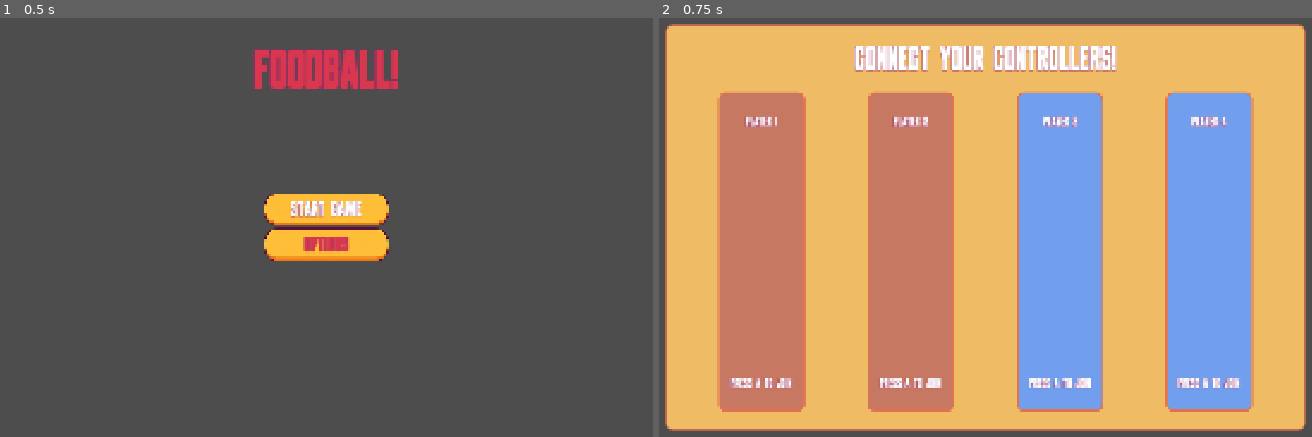
Above: before the commit, frames 1-2 (left to right).
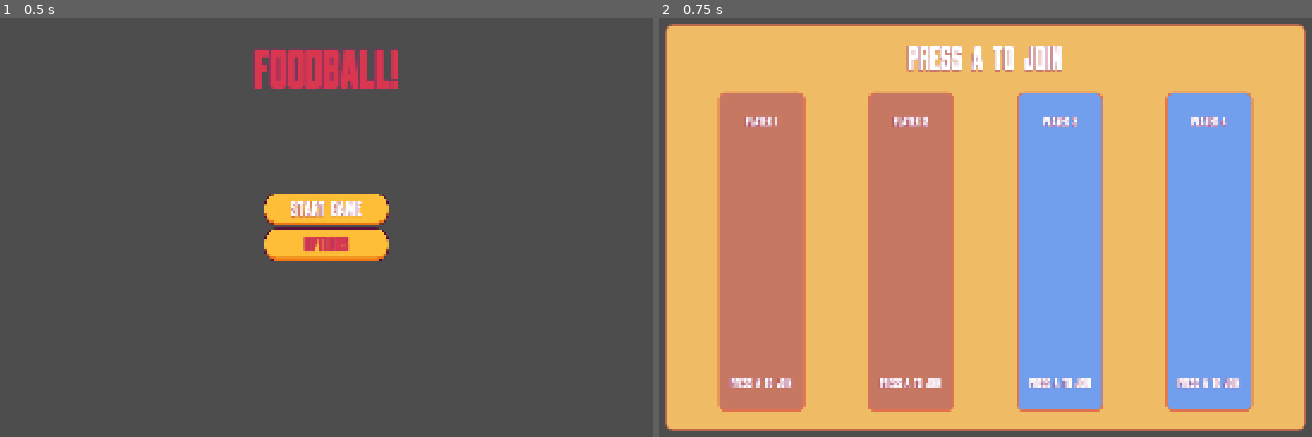
Above: after the commit, the same moments.

Repository: doubledsuarez/FoodBall
Game: Godot game, scene res://game.tscn
Same seed, same stepped clock (60 frames per second), same inputs: the game is played once before the commit and once after it.
Inputs:
- Up to frame 1 (0.5 s): no input
- Up to frame 2 (0.75 s): click "Start Game" at 0.5 s

Frame 1 is identical in both runs. In frame 2, 1.8% of the frame differs, in the area x 11-71%, y 6-88%.

Commit message:
updated music, cleaned up code, and added left and right modifications for throwing

Diff:
--- a/entities/player/player.gd
+++ b/entities/player/player.gd
@@ -4,13 +4,8 @@
 # How fast the player moves in meters per second.
 @export var speed : float = 15.0
 @export var powerExp : float = 1.5
-# The downward acceleration when in the air, in meters per second squared.
-@export var fall_acceleration = 75
-# Movement acceleration and drag
-@export var acceleration = 30.0
-@export var drag = 100.0
-
-@export var max_power : float = 24.0
+
+@export var max_power : float = 21.0
 
 @onready var DebuffTimer = $DebuffTimer
 
@@ -59,13 +54,8 @@
 	player = player_num
 	device = ps.get_player_device(player)
 	input = DeviceInput.new(device)
-
 	$SubViewport/PlayerNum.text = "Player %s" % (player_num + 1)
-	#$SubViewport/PlayerNum.set("theme_override_colors/font_color", Color.RED)
-	#if (ps.get_player_data(player, "team") == "red"):
-		#$SubViewport/PlayerNum.label_settings.font_color = Color.RED
-	#if (ps.get_player_data(player, "team") == "blue"):
-		#$SubViewport/PlayerNum.label_settings.font_color = Color.BLUE
+
 
 func setLabelColor() -> void:
 	if team == "red":
@@ -74,7 +64,7 @@
 		PlayerLabel.label_settings.font_color = Color.BLUE
 
 func _physics_process(delta: float) -> void:
-	setLabelColor()
+	#setLabelColor()
 
 	var direction = Vector3.ZERO
 	if input.get_vector("move_left","move_right","move_forward","move_back") == Vector2.ZERO and !inThrowAni:
@@ -104,31 +94,10 @@
 		elif (team == "blue"):
 			$Pivot.basis = Basis.looking_at(-direction)
 
-	# Ground Velocity with acceleration and drag
+	# Ground Velocity
 	target_velocity.x = direction.x * speed
 	target_velocity.z = direction.z * speed
 
-	# Apply acceleration towards target velocity
-	if direction.length() > 0:
-		# Accelerate towards target velocity
-		current_velocity.x = move_toward(current_velocity.x, target_velocity.x, speed * delta)
-		current_velocity.z = move_toward(current_velocity.z, target_velocity.z, speed * delta)
-	else:
-		# Apply drag when no input
-		current_velocity.x = move_toward(current_velocity.x, 0, drag * delta)
-		current_velocity.z = move_toward(current_velocity.z, 0, drag * delta)
-
-	# Vertical Velocity
-	if not is_on_floor(): # if in the air, fall towards the floor. aka gravity
-		current_velocity.y = current_velocity.y - (fall_acceleration * delta)
-	else:
-		current_velocity.y = 0
-
-	target_velocity.x = direction.x * speed
-	target_velocity.z = direction.z * speed
-
-	# Moving the Character
-	# velocity = current_velocity
 	velocity = target_velocity
 
 	if throwStarted:
@@ -136,21 +105,13 @@
 
 	move_and_slide()
 
-	#if input.is_action_just_pressed("throw"):
-		#if hasFood == true:
-			#var forward_direction = global_transform.basis.z
-			##equipped.boomerang_throw(forward_direction, 10.0)
-			#equipped.throw(forward_direction, 10.0)
-			#equipped.reparent(get_parent())
-			#hasFood = false
-	#Log.info("throwTimer is : %s " % throwTimer.is_stopped())
 	if hasFood and !inThrowAni:
 		if input.is_action_just_pressed("throw"):
 			throwStarted = true
 			throwTimer.start()
 			speed /= powerExp
 		if input.is_action_just_released("throw") and throwStarted == true:
-			throw_power = (8.0 - throwTimer.get_time_left()) * 3
+			throw_power = (7.0 - throwTimer.get_time_left()) * 3
 			throwTimer.stop()
 			AniPlayer.play("Throwing")
 			inThrowAni = true
@@ -167,10 +128,6 @@
 			powerUp()
 			equipped.eat()
 
-	#if (ps.get_player_data(player, "team") == "red"):
-		#$SubViewport/PlayerNum.label_settings.font_color = Color.RED
-	#if (ps.get_player_data(player, "team") == "blue"):
-		#$SubViewport/PlayerNum.label_settings.font_color = Color.BLUE
 
 func throw(throw_force: float) -> void:
 	if isMaxPower:
@@ -180,7 +137,7 @@
 	var player_velocity = current_velocity
 	var throw_direction
 
-	throw_direction = global_transform.basis.x + Vector3(0, 0, input.get_vector("move_left","move_right","move_forward","move_back").y)
+	throw_direction = global_transform.basis.x + Vector3(0, input.get_vector("move_left","move_right","move_forward","move_back").x * 0.5, input.get_vector("move_left","move_right","move_forward","move_back").y)
 
 	# Calculate momentum bonus based on movement direction
 	var momentum_factor = player_velocity.dot(throw_direction.normalized())
@@ -194,7 +151,7 @@
 	var momentum_direction = (throw_direction + player_velocity.normalized() * 0.1).normalized()
 
 	# Pass both momentum direction and final throw force
-	equipped.throw(momentum_direction, final_throw_force)
+	equipped.throw(throw_direction, final_throw_force)
 	#equipped.boomerang_throw(momentum_direction, final_throw_force)
 	equipped.reparent(get_parent())
 	hasFood = false
--- a/entities/player/player.tscn
+++ b/entities/player/player.tscn
@@ -19,9 +19,7 @@
 
 [node name="Player" type="CharacterBody3D"]
 transform = Transform3D(2, 0, 0, 0, 2, 0, 0, 0, 2, 0, 0, 0)
-
 collision_mask = 15
-
 script = ExtResource("1_symyc")
 
 [node name="CollisionShape3D" type="CollisionShape3D" parent="."]
--- a/globals/globals.gd
+++ b/globals/globals.gd
@@ -3,16 +3,13 @@
 var game
 
 var red_points : int = 1
-
 var blue_points : int = 0
 
 var foods:Array[PackedScene]
 
 var secret_ingredient
 
-signal red_won
-signal blue_won
-signal tie
+signal round_over
 
 var roundTimer = Timer.new()
 
--- a/levels/cafeteria/cafeteria.gd
+++ b/levels/cafeteria/cafeteria.gd
@@ -4,7 +4,7 @@
 @onready var game_over_scene = preload("res://ui/game_over/game_over.tscn")
 
 
-var roundTimer : float = 5.0
+var roundTimer : float = 90.0
 var pointsToWin : int = 15
 
 # map from player integer to the player node
@@ -17,8 +17,7 @@
 	g.roundTimer.set_one_shot(true)
 	g.roundTimer.start()
 
-	g.red_won.connect(red_won)
-	g.blue_won.connect(blue_won)
+	g.round_over.connect(round_over)
 
 	ps.player_joined.connect(spawn_player)
 	ps.player_left.connect(delete_player)
@@ -28,18 +27,13 @@
 			spawn_player(i)
 
 
-func red_won() -> void:
+func round_over() -> void:
 	queue_free()
 	g.game.add_child(game_over_scene.instantiate())
 
-func blue_won() -> void:
-	queue_free()
-	g.game.add_child(game_over_scene.instantiate())
 
 # Called every frame. 'delta' is the elapsed time since the previous frame.
 func _process(_delta: float) -> void:
-	#ps.handle_join_input()
-
 	$"Red Points".text = "Red Points: %s" % g.red_points
 	$"Blue Points".text = "Blue Points: %s" % g.blue_points
 	if g.roundTimer.get_time_left() != 0.0:
@@ -47,17 +41,14 @@
 
 	if g.red_points == pointsToWin:
 		$Countdown.text = "Round Over! Red team wins!"
-		g.red_won.emit()
+		g.round_over.emit()
 	if g.blue_points == pointsToWin:
 		$Countdown.text = "Round Over! Blue team wins!"
-		g.blue_won.emit()
+		g.round_over.emit()
 	if g.blue_points == g.red_points and g.blue_points == pointsToWin and g.red_points == pointsToWin:
 		Log.info("somehow both teams scored %s points on the same frame. crazy. it's a tie?" % pointsToWin)
 		$Countdown.text = "Round Over! It was a tie!"
-		g.tie.emit()
-
-	#clamp(g.red_points, 0, pointsToWin)
-	#clamp(g.blue_points, 0, pointsToWin)
+		g.round_over.emit()
 
 
 
@@ -65,15 +56,15 @@
 	if g.red_points > g.blue_points:
 		$Countdown.text = "Round Over! Red team wins!"
 		Log.info("red team wins!")
-		g.red_won.emit()
+		g.round_over.emit()
 	elif g.blue_points < g.red_points:
 		$Countdown.text = "Round Over! Blue team wins!"
 		Log.info("blue team wins!")
-		g.blue_won.emit()
+		g.round_over.emit()
 	else:
 		$Countdown.text = "Round Over! It was a tie!"
 		Log.info("it's a tie!")
-		g.tie.emit()
+		g.round_over.emit()
 
 func spawn_player(player: int):
 	# create the player node
@@ -96,7 +87,6 @@
 		#player_node.find_child("PlayerNum").label_settings.font_color = Color.RED
 		#player_node.setLabelColor()
 		player_node.position = Vector3(randf_range(-13, -2), 0, randf_range(-13, 13))
-		#player_node.assignColor("red")
 	elif ps.get_player_data(player, "team") == "blue":
 		player_node.team = "blue"
 		player_node.set_rotation_degrees(Vector3(0, 180, 0))
@@ -104,19 +94,6 @@
 		#player_node.find_child("PlayerNum").label_settings.font_color = Color.BLUE
 		#player_node.setLabelColor()
 		player_node.position = Vector3(randf_range(2, 13), 0, randf_range(-13, 13))
-		#player_node.assignColor("blue")
-
-	#var model = load(ps.PLAYER_MODELS[player]).instantiate()
-	#var mesh = player_node.get_node_or_null("Rig_Human/Skeleton3D/Cube")
-	#
-	#if mesh and mesh is MeshInstance3D:
-		#var color = ps.PLAYER_COLORS[player]
-		#var original_mat = mesh.get_active_material(0)
-		#if original_mat and original_mat is StandardMaterial3D:
-			#var mat = original_mat.duplicate()
-			#mat.albedo_color = color
-			#mesh.set_surface_override_material(0, mat)
-
 
 
 func delete_player(player: int):
--- a/ui/main_menu/main_menu.gd
+++ b/ui/main_menu/main_menu.gd
@@ -7,7 +7,6 @@
 var cafe_scene = preload("res://levels/cafeteria/cafeteria.tscn")
 
 func _ready():
-	config_helper.init_config_if_missing()
 	# For testing only, can be removed after game startup has been properly coded.
 	config_helper.load_settings()
 	# Make sure the Start button is focused
@@ -29,7 +28,7 @@
 	#g.game.find_child("Player Select").show()
 	#g.game.get_node("Player Select").unHide()
 
-	ps.unHide()
+	ps.restart()
 
 	Log.info("Opened Player Select")
 
--- a/ui/player_menu/player_select.gd
+++ b/ui/player_menu/player_select.gd
@@ -31,7 +31,7 @@
 	set_process(true)
 
 func restart():
-	print_tree_pretty()
+	#print_tree_pretty()
 
 	# Hide any menus left over like the game over UI
 	for child in get_parent().get_children():
--- a/ui/player_menu/player_select.tscn
+++ b/ui/player_menu/player_select.tscn
@@ -4,7 +4,7 @@
 [ext_resource type="Script" uid="uid://byxi2va266ux8" path="res://ui/player_menu/player_select.gd" id="1_vvkid"]
 [ext_resource type="Theme" uid="uid://bi36aqas10egu" path="res://ui/player_menu/redteamplayer.tres" id="3_ek8va"]
 [ext_resource type="Theme" uid="uid://drs1aeord7pgx" path="res://ui/player_menu/blueteamplayer.tres" id="4_5rgwa"]
-[ext_resource type="PackedScene" uid="uid://b7tii7f7rm4yl" path="res://audio/combat_music.tscn" id="5_5rgwa"]
+[ext_resource type="PackedScene" uid="uid://b7tii7f7rm4yl" path="res://music/combat_music.tscn" id="5_5rgwa"]
 
 [node name="PlayerSelect" type="Node2D"]
 script = ExtResource("1_vvkid")
Not shown, changed: audio/Foodfight-Combat.wav
